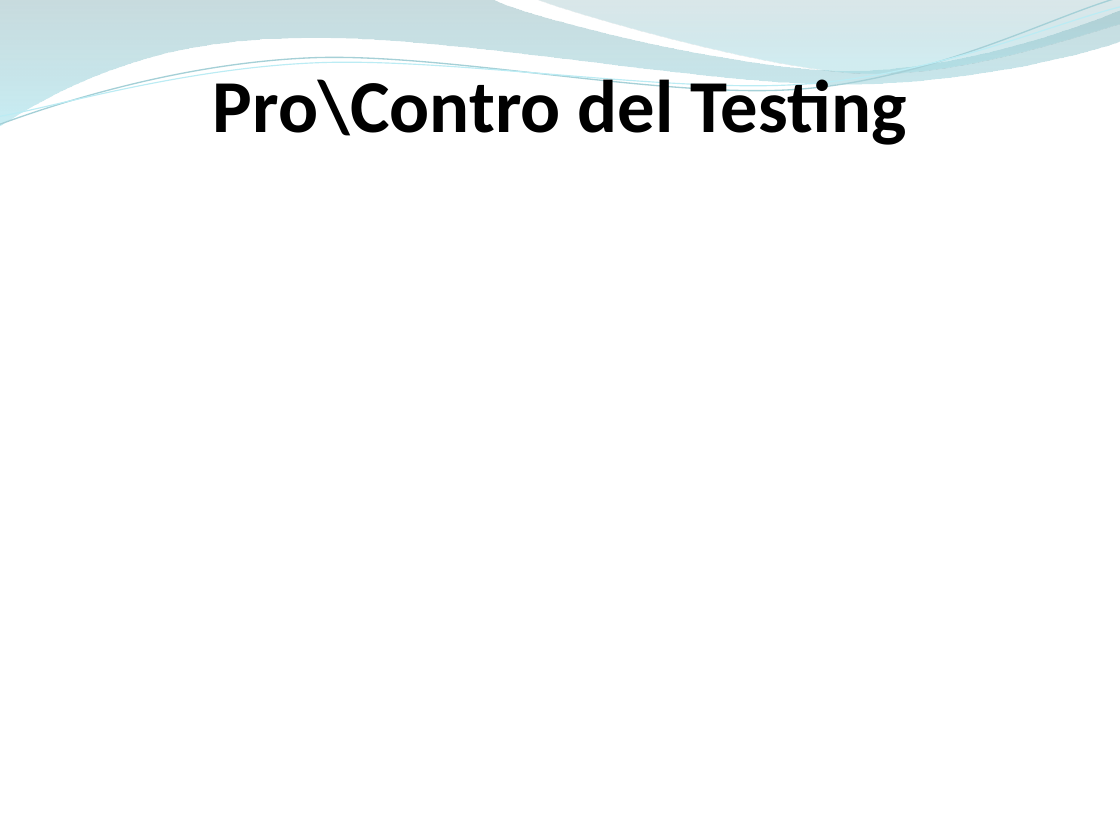
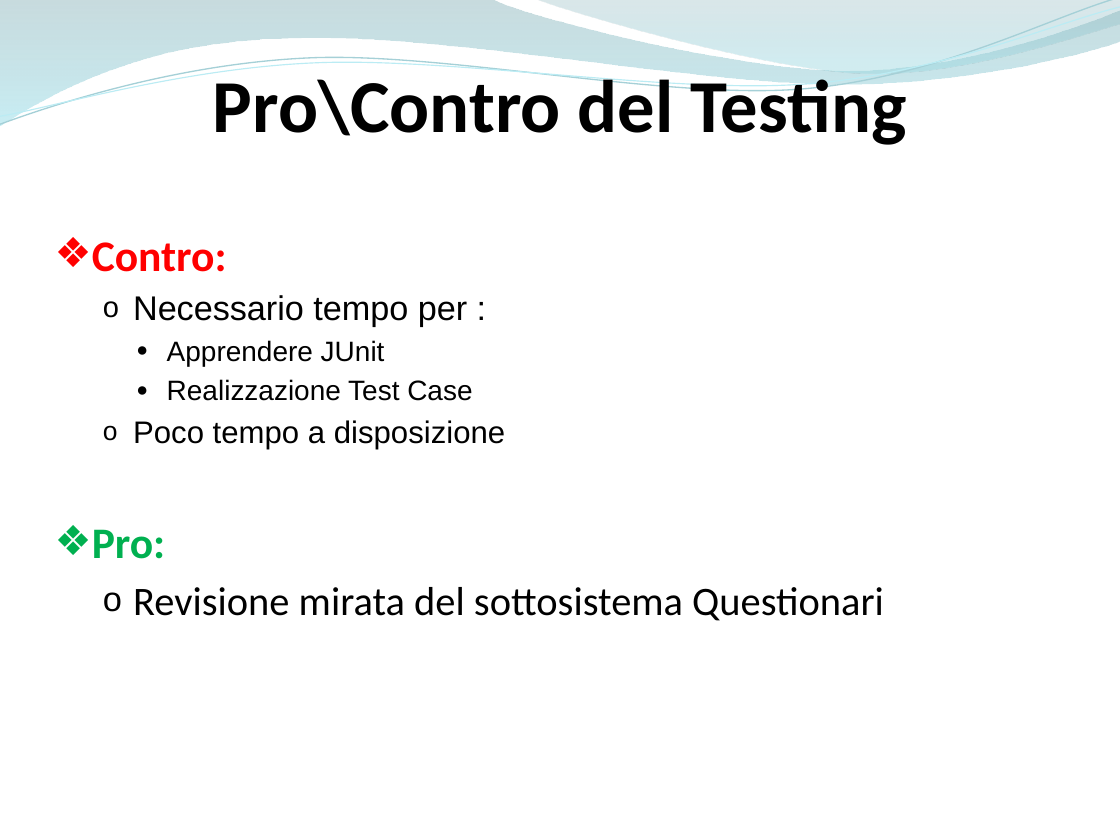
Before and after one commit to ammirate/at-silo, a slide deck: slide 38 of Presentazione/Atsilo3/Atsilo_H_PresentazioneFinale.pptx. Drawn at 1120x840 pixels with LibreOffice and Linux fonts; fonts in the diff are those of the drawing. Boxes give left, top, right and bottom in pixels: in the first picture for what was removed or moved away, otherwise in the second. Text is boxed around its words. In the diff, an @@ line names an element or a change of style, - is before the commit and + after.

Commit message:
[WR 3] pro/contro testing e revisione animazione

```diff
--- a/Presentazione/Atsilo3/Atsilo_H_PresentazioneFinale.pptx
+++ b/Presentazione/Atsilo3/Atsilo_H_PresentazioneFinale.pptx
@@ text added at (92,242,884,621), 26 pt, text #000000 @@
+❖ Contro:
+  o Necessario tempo per :
+    ● Apprendere JUnit
+    ● Realizzazione Test Case
+  o Poco tempo a disposizione
+❖ Pro:
+  o Revisione mirata del sottosistema Questionari
```
Also in this commit, not shown: 6 other slides changed.
